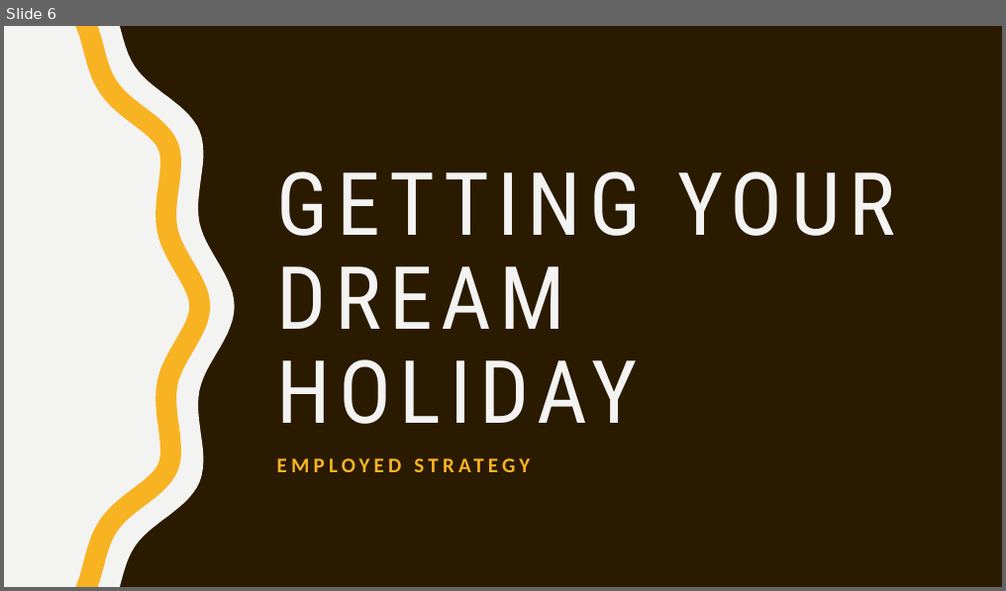
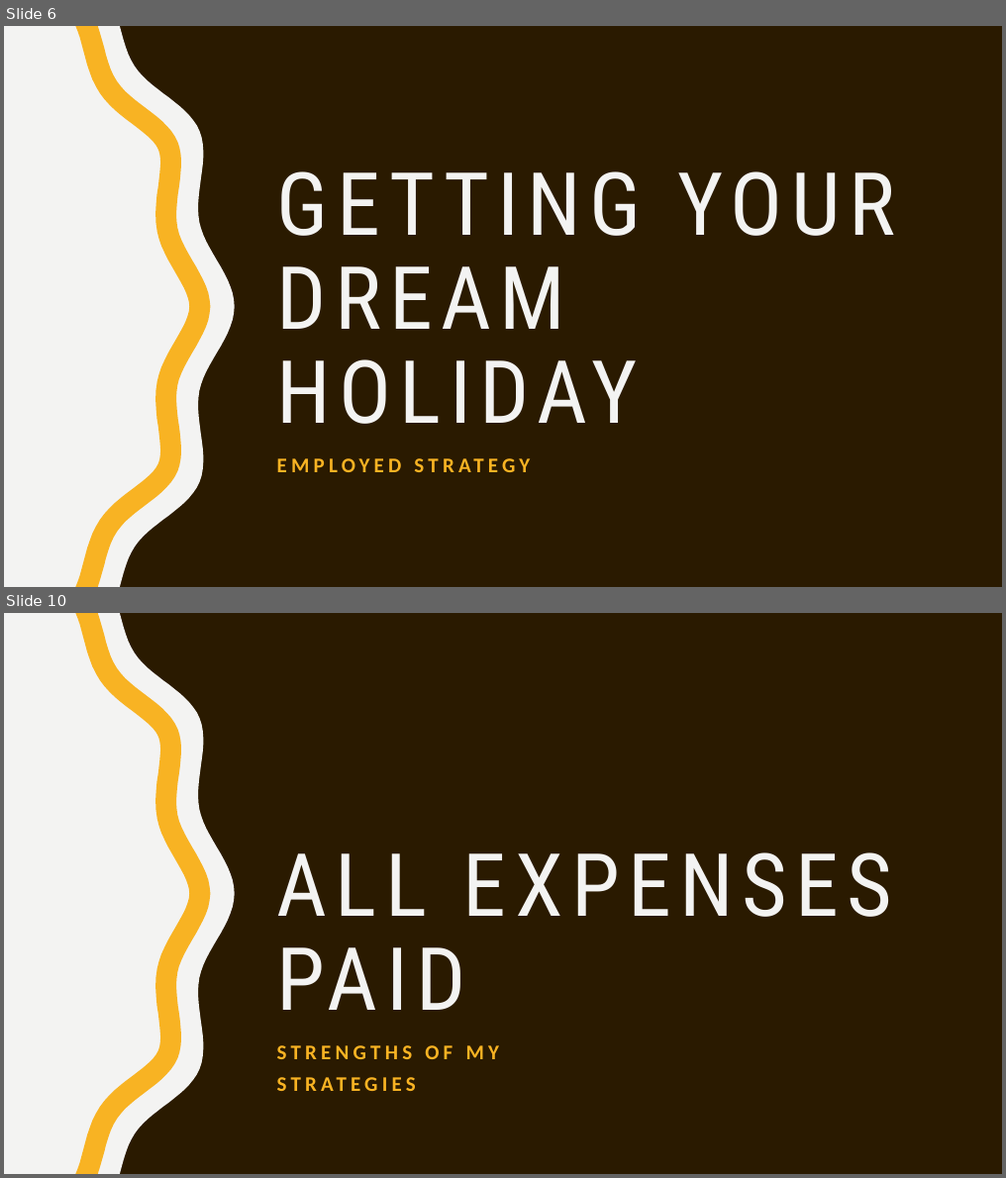
Before and after one commit to Jamiewarb/IntAgents, a slide deck: VivaSlides.pptx. Shown one above the other, each under a label of ours: slide 6 before the commit, slides 6 and 10 after it; the slides between them are not shown. The pictures are 1006x591 and 1006x1178 pixels, drawn with LibreOffice and Linux fonts; fonts in the diff are those of the drawing. Boxes give left, top, right and bottom in pixels: in the first picture for what was removed or moved away, otherwise in the second. Text is boxed around its words. In the diff, an @@ line names an element or a change of style, - is before the commit and + after.

```diff
--- a/VivaSlides.pptx
+++ b/VivaSlides.pptx
@@ slide 10 added at (4, 613, 1002, 1174), background #2A1A00; not listed: 2 template elements that a slide beside it also shows @@
@@ title added at (277, 853, 892, 1010), 84 pt, text #F3F3F2 @@
+ALL EXPENSES
+PAID
@@ text added at (277, 1046, 499, 1059), 20 pt, text #F8B323, bold @@
+STRENGTHS OF MY
+STRATEGIES
```
Also in this commit, not shown: 5 slides changed, 5 other slides added.
